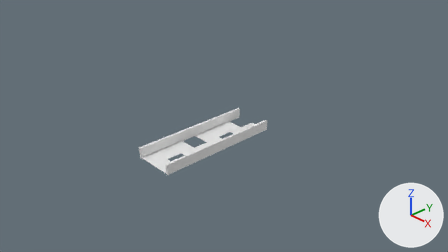
A saved change to the Blender file Assets/ramp3.blend.
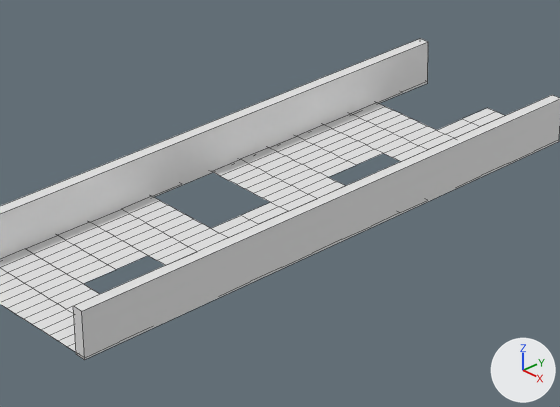
There are two pictures of each version: one from the file's camera 'Camera', one close up on the part from 34% to 60% of the width and 40% to 73% of the height. Lighting does not change. The marker at lower right points along +X, +Y and +Z. The close-ups show mesh edges as thin lines.
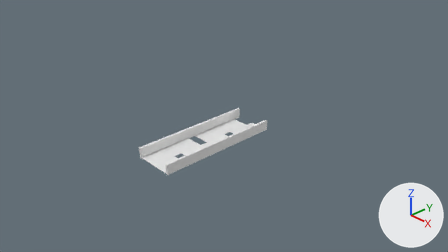
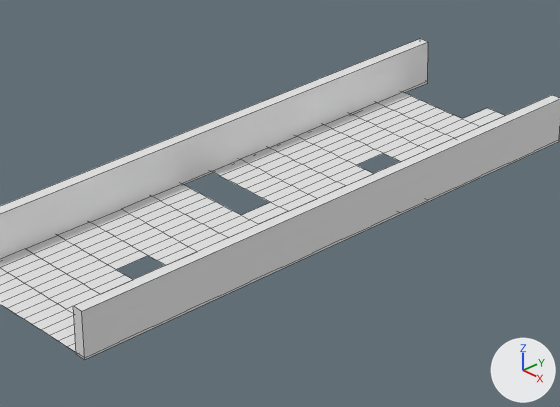
What differs and where, as boxes (x1, y1, x2, y2) in the close-ups (560 x 407 px):
```json
{"part": 1, "of": "me_plane", "change": "added", "after": [84, 92, 461, 294]}
```

Scene script edits in JSON lines:
```json
{"block": "me_plane", "where": "# used by ob_plane; location = (0.0, 0.0, 0.0); scale = (0.5, 1.5, 1.0)"}
{"op": "remove", "block": "me_plane", "code": "me_plane.from_pydata(...)  # 257 vertices, 196 faces; spans x -1.0..1.0, y -1.0..1.0, z 0.0"}
{"op": "add", "block": "me_plane", "code": "me_plane.from_pydata(...)  # 283 vertices, 228 faces; spans x -1.0..1.0, y -1.0..1.0, z 0.0"}
{"block": "me_plane", "change": "me_plane part 1"}
{"block": "me_plane", "change": "26 new vertices lie (0.0, 0.13, 0.0) away from vertices in x -0.75..1.0, y -0.75..0.75, z 0.0"}
{"block": "me_plane", "change": "32 new faces join them"}
```
